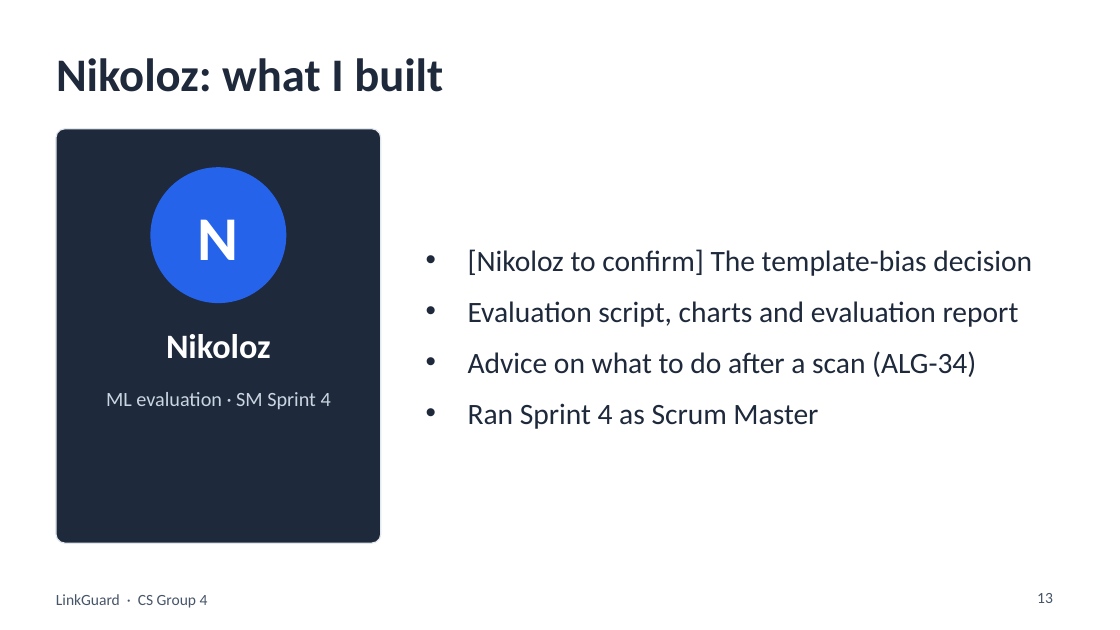
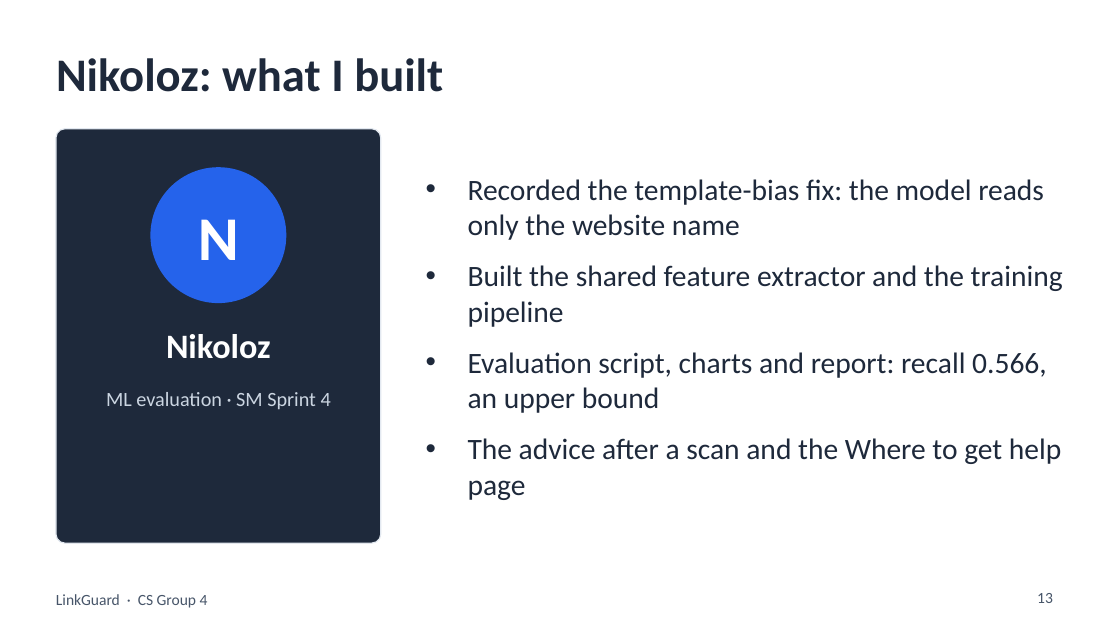
Before and after one commit to CS3-Agentic-Lender/linkguard, a slide deck: slide 13 of docs/presentation/LinkGuard-presentation.pptx. Drawn at 1120x630 pixels with LibreOffice and Linux fonts; fonts in the diff are those of the drawing. Boxes give left, top, right and bottom in pixels: in the first picture for what was removed or moved away, otherwise in the second. Text is boxed around its words. In the diff, an @@ line names an element or a change of style, - is before the commit and + after.

Commit message:
ALG-142 add Nikoloz's lines to his slide and handout card

```diff
--- a/docs/presentation/LinkGuard-presentation.pptx
+++ b/docs/presentation/LinkGuard-presentation.pptx
@@ text at bbox=[468, 179, 1063, 500]: text changed @@
-• [Nikoloz to confirm] The template-bias decision
-• Evaluation script, charts and evaluation report
-• Advice on what to do after a scan (ALG-34)
-• Ran Sprint 4 as Scrum Master
+• Recorded the template-bias fix: the model reads only the website name
+• Built the shared feature extractor and the training pipeline
+• Evaluation script, charts and report: recall 0.566, an upper bound
+• The advice after a scan and the Where to get help page
```
Also in this commit, not shown: 1 other file.
